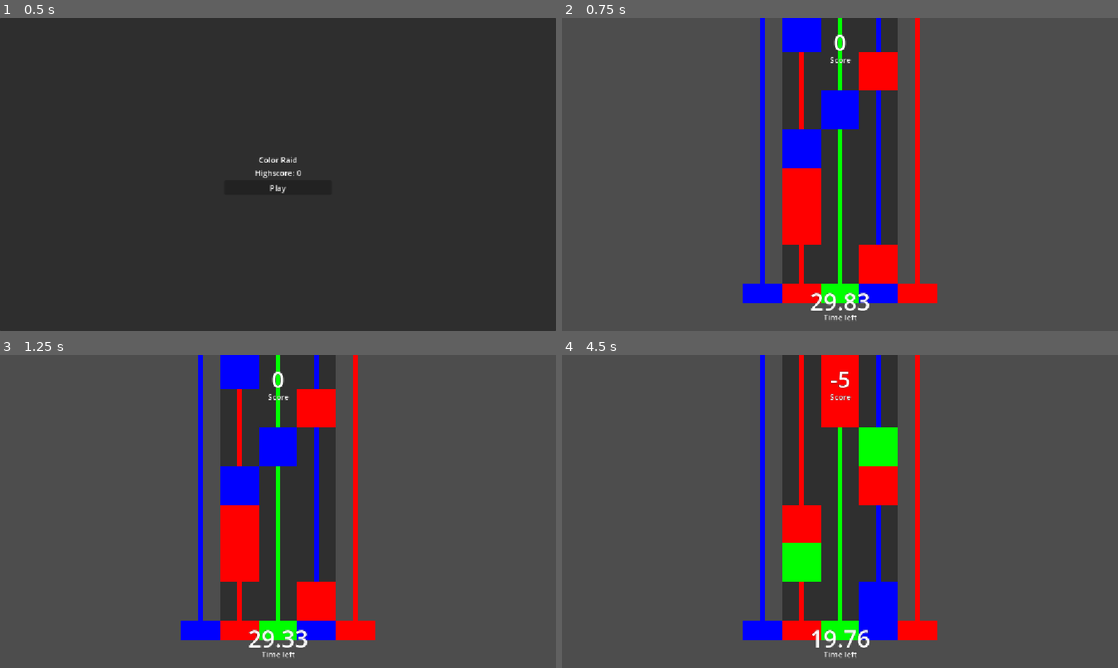
Above: before the commit, frames 1-4 (two rows, left to right).
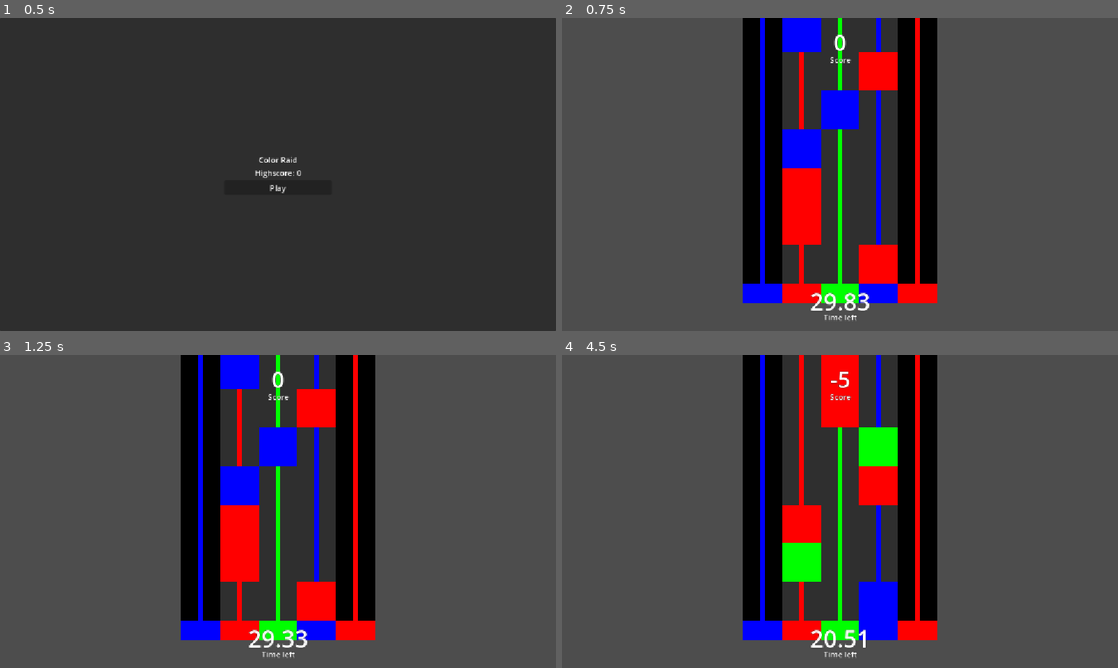
Above: after the commit, the same moments.

Repository: FredAndrei203/color-raid
Game: Godot game, scene res://main_scene.tscn
Same seed, same stepped clock (60 frames per second), same inputs: the game is played once before the commit and once after it.
Inputs (mouse positions are in pixels of both pictures, inside the frame that each line leads up to):
- Up to frame 1 (0.5 s): no input
- Up to frame 2 (0.75 s): click "Play" at 0.5 s
- Up to frame 3 (1.25 s): no input
- Up to frame 4 (4.5 s): move the mouse to (962, 495) at 1.27 s; hold Right (shift_right) 1.28-2.03 s; hold Down (keep_colors) 1.28-2.03 s; click (962, 495) at 1.42 s; move the mouse to (728, 527) at 2.02 s; hold Left (shift_left) 2.03-2.78 s; tap Down (keep_colors) at 2.1, 3.6 s; tap Enter at 2.75 s; move the mouse to (895, 442) at 2.77 s; hold Down (keep_colors) 2.78-3.53 s; hold Right (shift_right) 2.78-4.28 s; move the mouse to (812, 574) at 3.52 s; click (812, 574) at 3.67 s; move the mouse to (1006, 558) at 4.27 s; hold Left (shift_left) from 4.28 s (still down); hold Down (keep_colors) from 4.28 s (still down)

Frame 1 is identical in both runs. In frame 2, 11% of the frame differs, in the area x 32-68%, y 0-85%; in frame 3, 11%; in frame 4, 11%, in the area x 32-68%, y 0-94%.

Commit message:
Added animations

Diff:
--- a/game_elements/block_container.gd
+++ b/game_elements/block_container.gd
@@ -14,7 +14,7 @@
 	var block: ColorBlock
 	if block_pool.is_empty():
 		block = block_scene.instantiate()
-		add_child(block)
+		$Animatable2D.add_child(block)
 	else:
 		block = block_pool.pop_back()
 		block.show()
@@ -36,6 +36,8 @@
 	block_pool.append(block)
 	block.hide()
 	position.y += ONE_LVL
+	$AnimationPlayer.play("RESET")
+	$AnimationPlayer.play("move_down")
 
 func reset_container() -> void:
 	while !block_queue.is_empty():
--- /dev/null
+++ b/game_elements/block_container.tscn
@@ -0,0 +1,49 @@
+[gd_scene format=3 uid="uid://ca32c7l1kpglf"]
+
+[ext_resource type="Script" uid="uid://dfvc3fr6jcvek" path="res://game_elements/block_container.gd" id="1_tpfp0"]
+[ext_resource type="PackedScene" uid="uid://d3arrs4qb60yq" path="res://game_elements/color_block.tscn" id="2_ax402"]
+
+[sub_resource type="Animation" id="Animation_ax402"]
+length = 0.001
+tracks/0/type = "value"
+tracks/0/imported = false
+tracks/0/enabled = true
+tracks/0/path = NodePath("Animatable2D:position")
+tracks/0/interp = 1
+tracks/0/loop_wrap = true
+tracks/0/keys = {
+"times": PackedFloat32Array(0),
+"transitions": PackedFloat32Array(1),
+"update": 0,
+"values": [Vector2(0, 0)]
+}
+
+[sub_resource type="Animation" id="Animation_tpfp0"]
+resource_name = "move_down"
+tracks/0/type = "value"
+tracks/0/imported = false
+tracks/0/enabled = true
+tracks/0/path = NodePath("Animatable2D:position")
+tracks/0/interp = 1
+tracks/0/loop_wrap = true
+tracks/0/keys = {
+"times": PackedFloat32Array(0, 0.05),
+"transitions": PackedFloat32Array(1, 1),
+"update": 0,
+"values": [Vector2(0, -80), Vector2(0, 0)]
+}
+
+[sub_resource type="AnimationLibrary" id="AnimationLibrary_ax402"]
+_data = {
+&"RESET": SubResource("Animation_ax402"),
+&"move_down": SubResource("Animation_tpfp0")
+}
+
+[node name="BlockContainer" type="Node2D" unique_id=1069790177]
+script = ExtResource("1_tpfp0")
+block_scene = ExtResource("2_ax402")
+
+[node name="Animatable2D" type="Node2D" parent="." unique_id=1617365889]
+
+[node name="AnimationPlayer" type="AnimationPlayer" parent="." unique_id=1555136857]
+libraries/ = SubResource("AnimationLibrary_ax402")
--- a/game_elements/color_lane.gd
+++ b/game_elements/color_lane.gd
@@ -6,19 +6,24 @@
 @export var color: GlobalConsts.Colors
 
 func _ready() -> void:
+	$AnimationPlayer.play("RESET")
 	_set_color_to(GlobalConsts.COLORS[color])
 
 
 func _set_color_to(color: Color) -> void:
-	$BottomColor.color = color
+	$PrevLaneColor.color = $LaneColor.color
 	$LaneColor.color = color
 
 
 func colorshift_left() -> void:
 	color = posmod(color + DELAY, GlobalConsts.COLORS.size())
 	_set_color_to(GlobalConsts.COLORS[color])
+	$AnimationPlayer.play("RESET")
+	$AnimationPlayer.play("shift_left")
 
 
 func colorshift_right() -> void:
 	color = posmod(color + ADVANCE, GlobalConsts.COLORS.size())
 	_set_color_to(GlobalConsts.COLORS[color])
+	$AnimationPlayer.play("RESET")
+	$AnimationPlayer.play("shift_right")
--- a/game_elements/color_lane.tscn
+++ b/game_elements/color_lane.tscn
@@ -2,23 +2,121 @@
 
 [ext_resource type="Script" uid="uid://cc2l1qxn6gpyv" path="res://game_elements/color_lane.gd" id="1_vi2l6"]
 
+[sub_resource type="Animation" id="Animation_5y8rw"]
+length = 0.001
+tracks/0/type = "value"
+tracks/0/imported = false
+tracks/0/enabled = true
+tracks/0/path = NodePath("LaneColor:size")
+tracks/0/interp = 1
+tracks/0/loop_wrap = true
+tracks/0/keys = {
+"times": PackedFloat32Array(0),
+"transitions": PackedFloat32Array(1),
+"update": 0,
+"values": [Vector2(80, 590)]
+}
+tracks/1/type = "value"
+tracks/1/imported = false
+tracks/1/enabled = true
+tracks/1/path = NodePath("LaneColor:position")
+tracks/1/interp = 1
+tracks/1/loop_wrap = true
+tracks/1/keys = {
+"times": PackedFloat32Array(0),
+"transitions": PackedFloat32Array(1),
+"update": 0,
+"values": [Vector2(-40, -550)]
+}
+
+[sub_resource type="Animation" id="Animation_iv1h6"]
+resource_name = "shift_left"
+tracks/0/type = "value"
+tracks/0/imported = false
+tracks/0/enabled = true
+tracks/0/path = NodePath("LaneColor:size")
+tracks/0/interp = 1
+tracks/0/loop_wrap = true
+tracks/0/keys = {
+"times": PackedFloat32Array(0, 0.05),
+"transitions": PackedFloat32Array(1, 1),
+"update": 0,
+"values": [Vector2(0, 590), Vector2(80, 590)]
+}
+tracks/1/type = "value"
+tracks/1/imported = false
+tracks/1/enabled = true
+tracks/1/path = NodePath("LaneColor:position")
+tracks/1/interp = 1
+tracks/1/loop_wrap = true
+tracks/1/keys = {
+"times": PackedFloat32Array(0, 0.05),
+"transitions": PackedFloat32Array(1, 1),
+"update": 0,
+"values": [Vector2(40, -550), Vector2(-40, -550)]
+}
+
+[sub_resource type="Animation" id="Animation_mtl5k"]
+resource_name = "shift_right"
+tracks/0/type = "value"
+tracks/0/imported = false
+tracks/0/enabled = true
+tracks/0/path = NodePath("LaneColor:size")
+tracks/0/interp = 1
+tracks/0/loop_wrap = true
+tracks/0/keys = {
+"times": PackedFloat32Array(0, 0.05),
+"transitions": PackedFloat32Array(1, 1),
+"update": 0,
+"values": [Vector2(0, 590), Vector2(80, 590)]
+}
+tracks/1/type = "value"
+tracks/1/imported = false
+tracks/1/enabled = true
+tracks/1/path = NodePath("LaneColor:position")
+tracks/1/interp = 1
+tracks/1/loop_wrap = true
+tracks/1/keys = {
+"times": PackedFloat32Array(0, 0.05),
+"transitions": PackedFloat32Array(1, 1),
+"update": 0,
+"values": [Vector2(-40, -550), Vector2(-40, -550)]
+}
+
+[sub_resource type="AnimationLibrary" id="AnimationLibrary_mtl5k"]
+_data = {
+&"RESET": SubResource("Animation_5y8rw"),
+&"shift_left": SubResource("Animation_iv1h6"),
+&"shift_right": SubResource("Animation_mtl5k")
+}
+
 [node name="ColorLane" type="Node2D" unique_id=959369704]
 script = ExtResource("1_vi2l6")
+
+[node name="PrevLaneColor" type="ColorRect" parent="." unique_id=1797530161]
+offset_left = -40.0
+offset_top = -550.0
+offset_right = 40.0
+offset_bottom = 40.0
+color = Color(0.30249536, 0.3024954, 0.3024954, 1)
+
+[node name="LaneColor" type="ColorRect" parent="." unique_id=109140709]
+offset_left = -40.0
+offset_top = -550.0
+offset_right = 40.0
+offset_bottom = 40.0
 
 [node name="Background" type="ColorRect" parent="." unique_id=535557440]
 offset_left = -40.0
 offset_top = -550.0
-offset_right = 40.0
-offset_bottom = 40.0
+offset_right = -5.0
 color = Color(0.186459, 0.18645903, 0.18645903, 1)
 
-[node name="BottomColor" type="ColorRect" parent="." unique_id=109140709]
-offset_left = -40.0
+[node name="Background2" type="ColorRect" parent="." unique_id=866746821]
+offset_left = 5.0
+offset_top = -550.0
 offset_right = 40.0
-offset_bottom = 40.0
+color = Color(0.186459, 0.18645903, 0.18645903, 1)
 
-[node name="LaneColor" type="ColorRect" parent="." unique_id=1590416448]
-offset_left = -5.0
-offset_top = -550.0
-offset_right = 5.0
-offset_bottom = 40.0
+[node name="AnimationPlayer" type="AnimationPlayer" parent="." unique_id=1518178224]
+libraries/ = SubResource("AnimationLibrary_mtl5k")
--- a/game_elements/color_lanes.tscn
+++ b/game_elements/color_lanes.tscn
@@ -5,7 +5,7 @@
 
 [node name="ColorLanes" type="Node2D" unique_id=1867480858 node_paths=PackedStringArray("lanes", "play_lanes", "helper_lanes")]
 script = ExtResource("1_4r8i4")
-lanes = [NodePath("ColorLane1"), NodePath("ColorLane2"), NodePath("ColorLane3"), NodePath("LeftHelperLane"), NodePath("RightHelperLane")]
+lanes = [NodePath("LeftHelperLane"), NodePath("ColorLane1"), NodePath("ColorLane2"), NodePath("ColorLane3"), NodePath("RightHelperLane")]
 play_lanes = [NodePath("ColorLane1"), NodePath("ColorLane2"), NodePath("ColorLane3")]
 helper_lanes = [NodePath("LeftHelperLane"), NodePath("RightHelperLane")]
 
@@ -13,8 +13,11 @@
 position = Vector2(416, 550)
 color = 2
 
-[node name="Background" parent="LeftHelperLane" index="0" unique_id=535557440]
-visible = false
+[node name="Background" parent="LeftHelperLane" index="2" unique_id=535557440]
+color = Color(0, 0, 0, 1)
+
+[node name="Background2" parent="LeftHelperLane" index="3" unique_id=866746821]
+color = Color(0, 0, 0, 1)
 
 [node name="ColorLane1" parent="." unique_id=657357458 instance=ExtResource("2_dk1jk")]
 position = Vector2(496, 550)
@@ -30,8 +33,11 @@
 [node name="RightHelperLane" parent="." unique_id=2108922341 instance=ExtResource("2_dk1jk")]
 position = Vector2(736, 550)
 
-[node name="Background" parent="RightHelperLane" index="0" unique_id=535557440]
-visible = false
+[node name="Background" parent="RightHelperLane" index="2" unique_id=535557440]
+color = Color(0, 0, 0, 1)
+
+[node name="Background2" parent="RightHelperLane" index="3" unique_id=866746821]
+color = Color(0, 0, 0, 1)
 
 [editable path="LeftHelperLane"]
 [editable path="RightHelperLane"]
--- a/game_elements/game_rule.gd
+++ b/game_elements/game_rule.gd
@@ -16,7 +16,7 @@
 func _handle_reward() -> void:
 	score += 1
 	timer.start(timer.time_left + bonus_time)
-	bonus_time *= 0.75
+	bonus_time *= 0.90
 
 
 func _handle_punishment() -> void:
--- a/main_scene.tscn
+++ b/main_scene.tscn
@@ -3,9 +3,8 @@
 [ext_resource type="Script" uid="uid://bade2l6c2807g" path="res://main_scene.gd" id="1_2c62f"]
 [ext_resource type="PackedScene" uid="uid://blrn8jptflrvr" path="res://game_elements/color_lanes.tscn" id="2_nfk4m"]
 [ext_resource type="Script" uid="uid://bbj2iwiim83r1" path="res://game_elements/game_rule.gd" id="3_gyfs4"]
-[ext_resource type="PackedScene" uid="uid://d3arrs4qb60yq" path="res://game_elements/color_block.tscn" id="4_d5x1h"]
+[ext_resource type="PackedScene" uid="uid://ca32c7l1kpglf" path="res://game_elements/block_container.tscn" id="3_nfk4m"]
 [ext_resource type="Script" uid="uid://seidbpj41j2u" path="res://game_elements/controller.gd" id="5_8mm7a"]
-[ext_resource type="Script" uid="uid://dfvc3fr6jcvek" path="res://game_elements/block_container.gd" id="6_hq1ik"]
 [ext_resource type="PackedScene" uid="uid://brbuwqapckt76" path="res://gui/hud.tscn" id="7_nfk4m"]
 [ext_resource type="PackedScene" uid="uid://cwdp823hpoxtj" path="res://gui/main_menu_screen.tscn" id="8_66tet"]
 
@@ -15,9 +14,7 @@
 [node name="ColorLanes" parent="." unique_id=1867480858 instance=ExtResource("2_nfk4m")]
 visible = false
 
-[node name="BlockContainer" type="Node2D" parent="." unique_id=1738465778 node_paths=PackedStringArray("color_lanes")]
-script = ExtResource("6_hq1ik")
-block_scene = ExtResource("4_d5x1h")
+[node name="BlockContainer" parent="." unique_id=1069790177 node_paths=PackedStringArray("color_lanes") instance=ExtResource("3_nfk4m")]
 color_lanes = NodePath("../ColorLanes")
 
 [node name="GameRule" type="Node" parent="." unique_id=2007805828 node_paths=PackedStringArray("timer", "block_container")]
